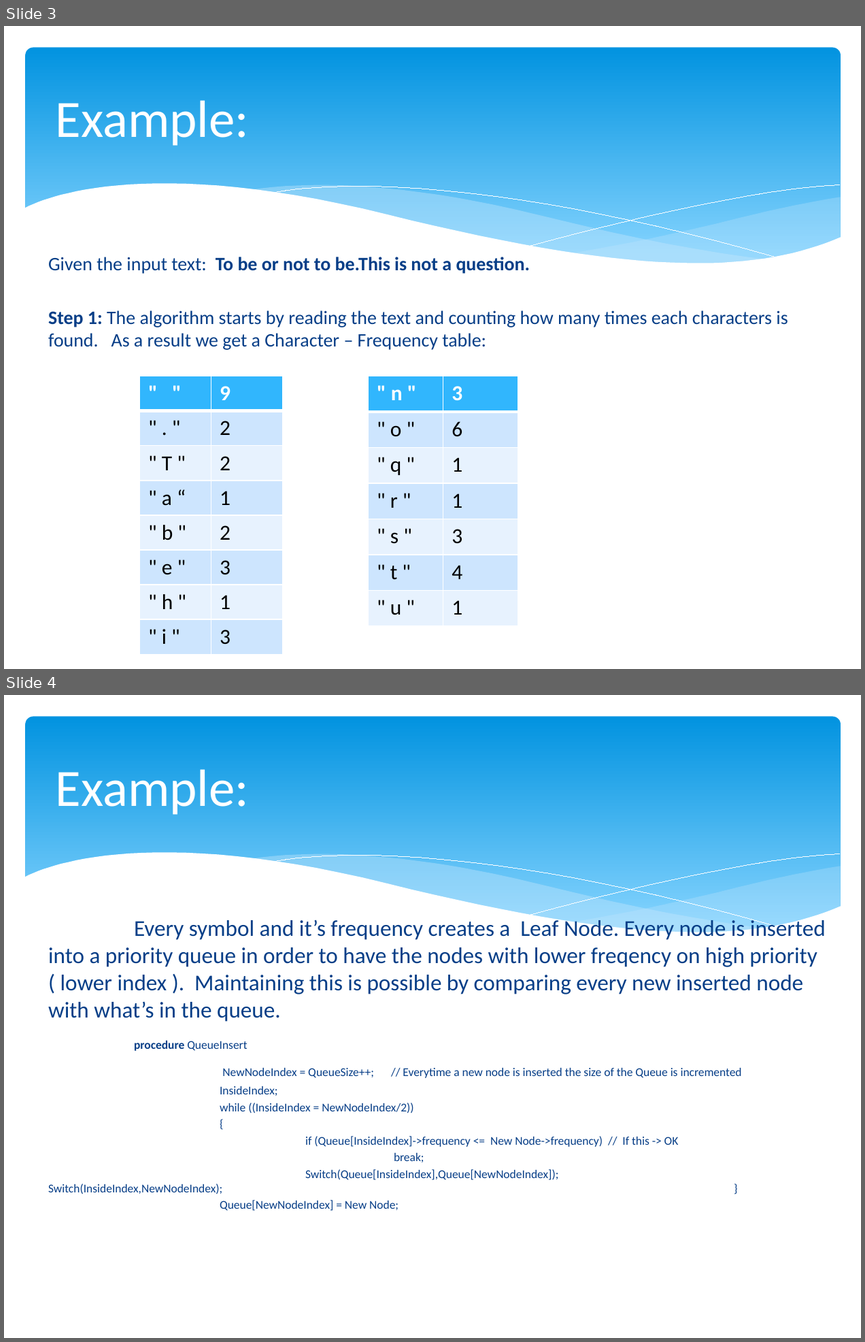
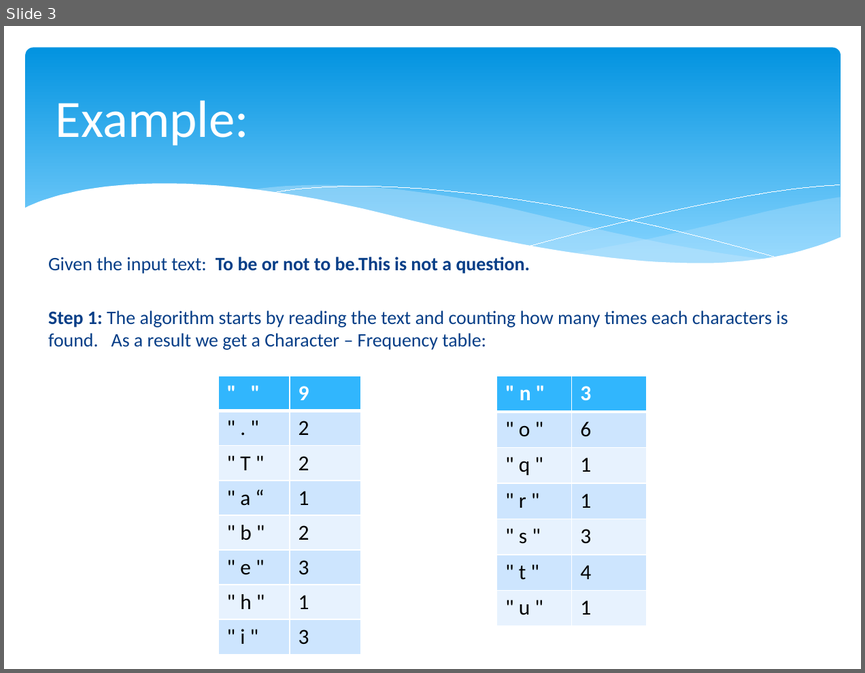
Before and after one commit to mihaescu/ADS, a slide deck: Data-Compression/Huffman.pptx. Shown one above the other, each under a label of ours: slides 3 and 4 before the commit, slide 3 after it. The pictures are 865x1342 and 865x673 pixels, drawn with LibreOffice and Linux fonts; fonts in the diff are those of the drawing. Boxes give left, top, right and bottom in pixels: in the first picture for what was removed or moved away, otherwise in the second. Text is boxed around its words. In the diff, an @@ line names an element or a change of style, - is before the commit and + after.

```diff
--- a/Data-Compression/Huffman.pptx
+++ b/Data-Compression/Huffman.pptx
@@ slide 4 removed at [4,695,861,1338], background #FFFFFF; not listed: 6 template elements that a slide beside it also shows @@
@@ title removed at [56,769,249,815] @@
-Example:
@@ text removed at [48,917,825,1210] @@
-Every symbol and it’s frequency creates a Leaf Node. Every node is inserted into a priority queue in order to have the nodes with lower freqency on high priority ( lower index ). Maintaining this is possible by comparing every new inserted node with what’s in the queue.
-procedure QueueInsert
-NewNodeIndex = QueueSize++; // Everytime a new node is inserted the size of the Queue is incremented
-InsideIndex;
-while ((InsideIndex = NewNodeIndex/2))
-{
-if (Queue[InsideIndex]->frequency <= New Node->frequency) // If this -> OK
-break;
-Switch(Queue[InsideIndex],Queue[NewNodeIndex]); Switch(InsideIndex,NewNodeIndex); }
-Queue[NewNodeIndex] = New Node;
@@ slide 3 changed as well @@
@@ table: place and size @@
-table at [139,376,281,650]
+table at [218,376,360,650]
@@ table: place and size @@
-table at [368,376,519,626]
+table at [496,376,647,626]
```
Also in this commit, not shown: 7 other slides changed, 3 slides added, 2 other slides removed, 1 other file.
